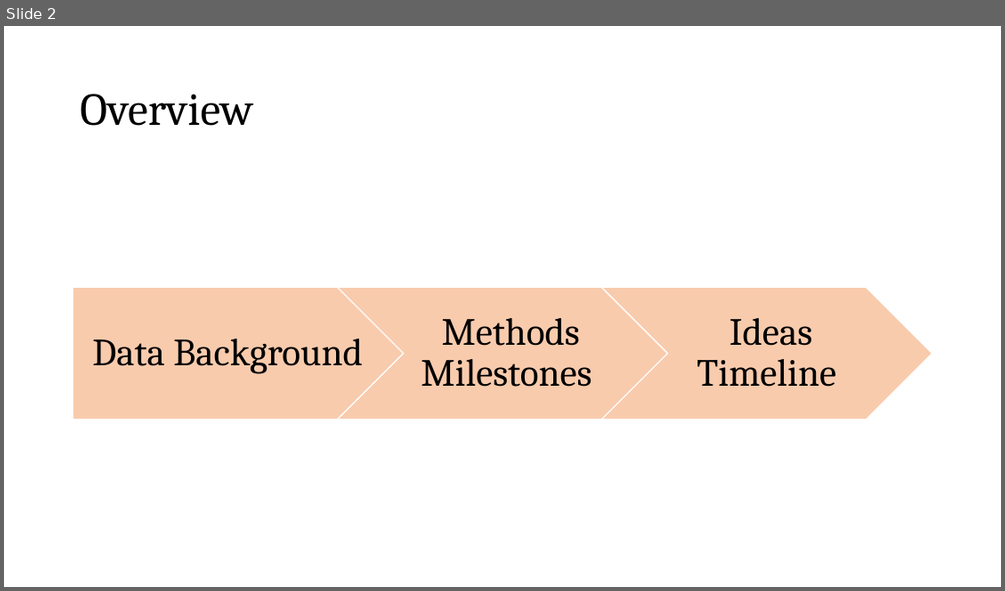
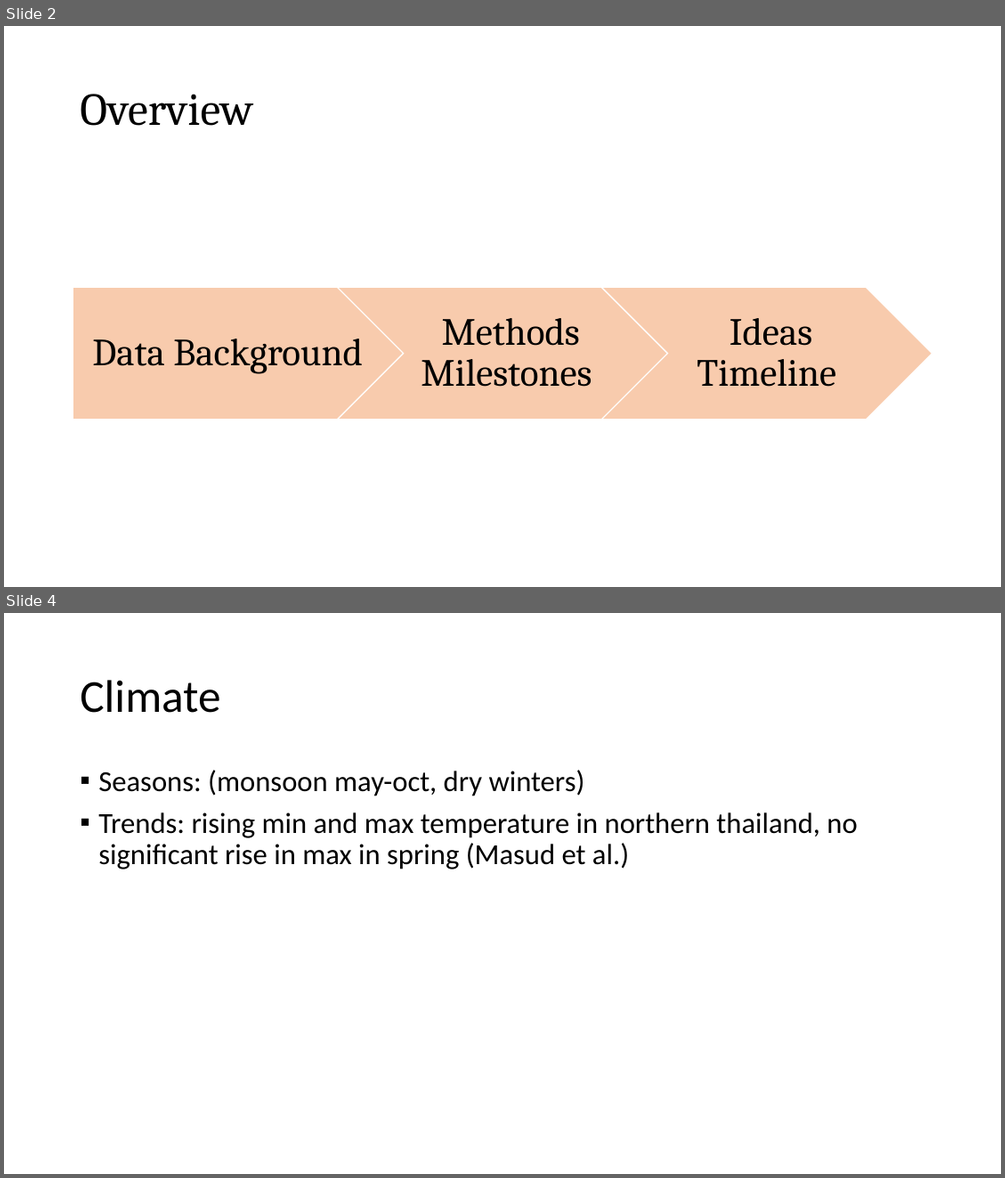
Before and after one commit to datascience-mobi-2023/topic04_team04, a slide deck: Project Proposal Präsi Draft .pptx. Shown one above the other, each under a label of ours: slide 2 before the commit, slides 2 and 4 after it; the slides between them are not shown. The pictures are 1005x591 and 1005x1178 pixels, drawn with LibreOffice and Linux fonts; fonts in the diff are those of the drawing. Boxes give left, top, right and bottom in pixels: in the first picture for what was removed or moved away, otherwise in the second. Text is boxed around its words. In the diff, an @@ line names an element or a change of style, - is before the commit and + after.

```diff
--- a/Project Proposal Präsi Draft .pptx
+++ b/Project Proposal Präsi Draft .pptx
@@ slide 4 added at bbox=[4, 613, 1001, 1174], background #FFFFFF @@
@@ title added at bbox=[80, 680, 220, 713], 44 pt, text #000000 @@
+Climate
@@ text added at bbox=[98, 770, 857, 869], 28 pt, text #000000 @@
+▪ Seasons: (monsoon may-oct, dry winters)
+▪ Trends: rising min and max temperature in northern thailand, no significant rise in max in spring (Masud et al.)
```
Also in this commit, not shown: 2 other slides added, 1 slide removed.
